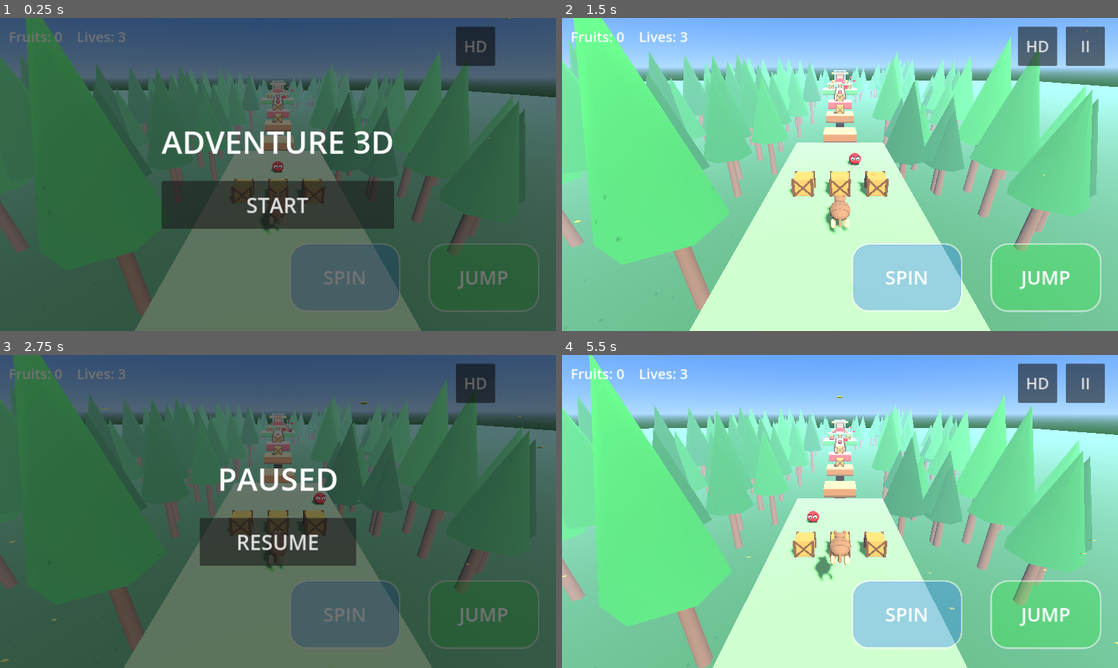
Above: before the commit, frames 1-4 (two rows, left to right).
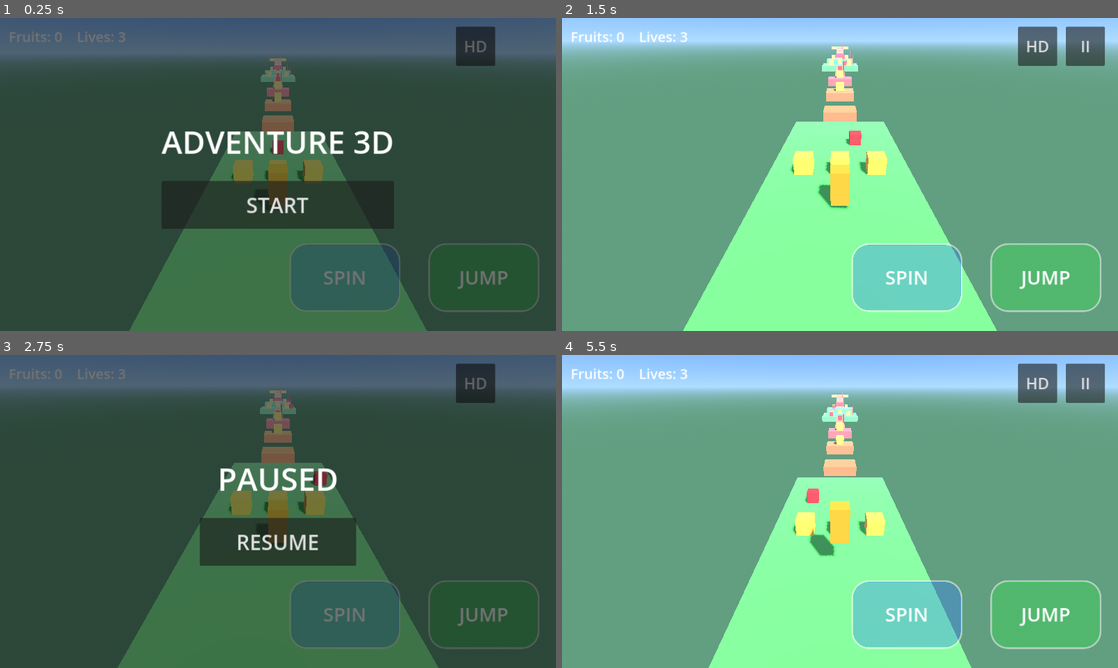
Above: after the commit, the same moments.

Repository: ksomealmlk-create/Adventure3D
Game: Godot game, scene res://main.tscn
Same seed, same stepped clock (60 frames per second), same inputs: the game is played once before the commit and once after it.
Inputs:
- Up to frame 1 (0.25 s): no input
- Up to frame 2 (1.5 s): click "HD" at 0.5 s; click "START" at 1.25 s
- Up to frame 3 (2.75 s): click "II" at 2 s
- Up to frame 4 (5.5 s): click "RESUME" at 2.75 s; click "II" at 3.5 s; click "HD" at 4.25 s; click "RESUME" at 5 s

The runs differ from the first frame. In frame 1, 49% of the frame differs, in the area x 0-100%, y 0-100%; in frame 2, 95%; in frame 3, 51%; in frame 4, 95%.

Commit message:
dark theme

Diff:
--- a/main.gd
+++ b/main.gd
@@ -20,17 +20,6 @@
 var quality_btn: Button
 var sun_light: DirectionalLight3D
 var mat_cache := {}
-var leaves: CPUParticles3D
-var cam_off := Vector3(0, 5, 8)
-var cam_zones := [
-	[12.0, -13.0, Vector3(0, 5.0, 8.0)],
-	[-13.0, -30.0, Vector3(0, 6.5, 9.5)],
-	[-30.0, -47.0, Vector3(0, 3.6, 6.0)],
-	[-47.0, -66.0, Vector3(0, 6.0, 10.5)],
-	[-66.0, -72.0, Vector3(0, 5.0, 8.0)],
-	[-72.0, -92.0, Vector3(0, 2.2, 5.5)],
-	[-92.0, -130.0, Vector3(0, 7.0, 10.0)],
-]
 var was_floor := true
 var dust_t := 0.0
 var stick_base: Panel
@@ -69,7 +58,7 @@
 	sky_mat.sky_top_color = Color(0.25, 0.5, 0.9)
 	sky_mat.sky_horizon_color = Color(0.7, 0.85, 1.0)
 	sky_mat.ground_horizon_color = Color(0.7, 0.85, 1.0)
-	sky_mat.ground_bottom_color = Color(0.18, 0.4, 0.2)
+	sky_mat.ground_bottom_color = Color(0.4, 0.6, 0.5)
 	sky.sky_material = sky_mat
 	e.background_mode = Environment.BG_SKY
 	e.sky = sky
@@ -81,14 +70,13 @@
 	e.adjustment_contrast = 1.05
 	e.ambient_light_source = Environment.AMBIENT_SOURCE_COLOR
 	e.ambient_light_color = Color(1, 1, 1)
-	e.ambient_light_energy = 0.38
+	e.ambient_light_energy = 0.5
 	env.environment = e
 	add_child(env)
 
 	var sun := DirectionalLight3D.new()
 	sun.rotation_degrees = Vector3(-50, 30, 0)
-	sun.light_energy = 1.0
-	sun.light_color = Color(1.0, 0.96, 0.88)
+	sun.light_energy = 1.1
 	sun.shadow_enabled = fx_on
 	sun.directional_shadow_mode = DirectionalLight3D.SHADOW_ORTHOGONAL
 	sun.directional_shadow_max_distance = 45.0
@@ -97,7 +85,6 @@
 
 	_build_sounds()
 	_build_level()
-	_build_forest()
 
 	player = CharacterBody3D.new()
 	var cs := CollisionShape3D.new()
@@ -106,7 +93,9 @@
 	sh.height = 1.6
 	cs.shape = sh
 	player.add_child(cs)
-	visual = preload("res://character.gd").new()
+	visual = Node3D.new()
+	visual.add_child(_mesh(Vector3(0.8, 1.6, 0.8), Color(1, 0.5, 0), Vector3.ZERO))
+	visual.add_child(_mesh(Vector3(0.3, 0.3, 0.3), Color(1, 1, 0), Vector3(0, 0.3, -0.5)))
 	player.add_child(visual)
 	add_child(player)
 	player.position = respawn_pos
@@ -114,24 +103,6 @@
 	cam = Camera3D.new()
 	add_child(cam)
 	cam.position = respawn_pos + Vector3(0, 5, 8)
-	leaves = CPUParticles3D.new()
-	leaves.amount = 40
-	leaves.lifetime = 6.0
-	leaves.preprocess = 3.0
-	leaves.emission_shape = CPUParticles3D.EMISSION_SHAPE_BOX
-	leaves.emission_box_extents = Vector3(14, 5, 14)
-	leaves.direction = Vector3(0.3, -1, 0.2)
-	leaves.spread = 25.0
-	leaves.initial_velocity_min = 0.3
-	leaves.initial_velocity_max = 0.9
-	leaves.gravity = Vector3(0, -0.4, 0)
-	var lm := BoxMesh.new()
-	lm.size = Vector3(0.14, 0.02, 0.1)
-	lm.material = _mat(Color(0.75, 0.85, 0.3))
-	leaves.mesh = lm
-	leaves.local_coords = false
-	leaves.emitting = fx_on
-	cam.add_child(leaves)
 
 	_build_ui()
 
@@ -294,7 +265,6 @@
 	_crate(Vector3(0, 2.1, -28.5))
 
 	_plat(0, 1.6, -30, -46, 1.6, wood)
-	_bridge(-30.0, -46.0, 1.6, 0.8)
 	_checkpoint(Vector3(0, 2.1, -31), Vector3(0.55, 2.6, -31))
 	_enemy(Vector3(0, 2.0, -38), 4.0, "z")
 
@@ -314,9 +284,6 @@
 	_checkpoint(Vector3(0, 2.1, -68), Vector3(3, 2.6, -68))
 	_enemy(Vector3(0, 2.0, -69), 3.0, "x")
 	_plat(0, 1.6, -72, -90, 3, brown)
-	for az in [-75.0, -79.0, -83.0, -87.0]:
-		var azf: float = az
-		_arch(azf, 1.6, 1.75)
 	_hazard(Vector3(0, 1.95, -76))
 	_hazard(Vector3(0, 1.95, -81))
 	_hazard(Vector3(0, 1.95, -86))
@@ -329,21 +296,10 @@
 
 func _plat(cx: float, top: float, z0: float, z1: float, w: float, color: Color) -> StaticBody3D:
 	var ln := absf(z1 - z0)
-	var body := _box(Vector3(cx, top - 0.5, (z0 + z1) * 0.5), Vector3(w, 1, ln), color)
-	body.add_child(_mesh(Vector3(w + 0.06, 0.1, ln + 0.06), color.lightened(0.3), Vector3(0, 0.46, 0)))
-	body.add_child(_mesh(Vector3(w + 0.04, 0.22, ln + 0.04), color.darkened(0.3), Vector3(0, -0.4, 0)))
-	_add_pillars(body, w, ln, top)
-	return body
+	return _box(Vector3(cx, top - 0.5, (z0 + z1) * 0.5), Vector3(w, 1, ln), color)
 
 func _hazard(pos: Vector3) -> void:
-	var hm := _mesh(Vector3(3, 0.7, 0.8), Color(0.9, 0.1, 0.1), pos)
-	var em := StandardMaterial3D.new()
-	em.albedo_color = Color(0.9, 0.1, 0.1)
-	em.emission_enabled = true
-	em.emission = Color(1.0, 0.1, 0.05)
-	em.emission_energy_multiplier = 0.8
-	hm.material_override = em
-	add_child(hm)
+	add_child(_mesh(Vector3(3, 0.7, 0.8), Color(0.9, 0.1, 0.1), pos))
 	hazards.append({"pos": pos, "half": Vector3(1.5, 0.35, 0.4)})
 
 func show_panel(title: String, btn: String) -> void:
@@ -369,107 +325,6 @@
 		stick_base.hide()
 		stick_knob.hide()
 		show_panel("PAUSED", "RESUME")
-
-func _cam_zone(z: float) -> Vector3:
-	for zone in cam_zones:
-		var a: float = zone[0]
-		var b: float = zone[1]
-		if z <= a and z > b:
-			var off: Vector3 = zone[2]
-			return off
-	return Vector3(0, 6, 9)
-
-func _add_pillars(body: Node3D, w: float, ln: float, top: float) -> void:
-	var h := top + 9.0
-	var n := maxi(1, int(ln / 10.0))
-	var pw := minf(w * 0.4, 1.2)
-	for i in range(n):
-		var z := 0.0
-		if n > 1:
-			z = lerpf(-ln * 0.5 + 1.0, ln * 0.5 - 1.0, float(i) / float(n - 1))
-		body.add_child(_mesh(Vector3(pw, h, pw), Color(0.45, 0.32, 0.2), Vector3(0, -0.5 - h * 0.5, z)))
-
-func _bridge(z0: float, z1: float, top: float, half: float) -> void:
-	var wood_c := Color(0.35, 0.22, 0.12)
-	var ln := absf(z1 - z0)
-	var zc := (z0 + z1) * 0.5
-	var n := maxi(1, int(ln / 4.0))
-	var sides := [-1.0, 1.0]
-	for sx in sides:
-		var xs: float = sx
-		var rx := xs * (half + 0.1)
-		add_child(_mesh(Vector3(0.08, 0.08, ln), wood_c, Vector3(rx, top + 0.75, zc)))
-		add_child(_mesh(Vector3(0.08, 0.08, ln), wood_c, Vector3(rx, top + 0.4, zc)))
-		for i in range(n + 1):
-			var pz := z0 - float(i) * (ln / float(n))
-			add_child(_mesh(Vector3(0.16, 0.9, 0.16), wood_c, Vector3(rx, top + 0.45, pz)))
-
-func _arch(z: float, top: float, half: float) -> void:
-	var stone := Color(0.55, 0.55, 0.6)
-	add_child(_mesh(Vector3(0.35, 3.4, 0.35), stone, Vector3(-half, top + 1.7, z)))
-	add_child(_mesh(Vector3(0.35, 3.4, 0.35), stone, Vector3(half, top + 1.7, z)))
-	add_child(_mesh(Vector3(half * 2.0 + 0.7, 0.4, 0.5), stone, Vector3(0, top + 3.5, z)))
-
-func _build_forest() -> void:
-	var ground := MeshInstance3D.new()
-	var pm := PlaneMesh.new()
-	pm.size = Vector2(500, 500)
-	pm.material = _mat(Color(0.18, 0.4, 0.2))
-	ground.mesh = pm
-	ground.position = Vector3(0, -10, -60)
-	ground.cast_shadow = GeometryInstance3D.SHADOW_CASTING_SETTING_OFF
-	add_child(ground)
-
-	var rng := RandomNumberGenerator.new()
-	rng.seed = 12345
-	var trunk := CylinderMesh.new()
-	trunk.top_radius = 0.3
-	trunk.bottom_radius = 0.4
-	trunk.height = 1.0
-	trunk.radial_segments = 6
-	trunk.rings = 1
-	trunk.material = _mat(Color(0.4, 0.28, 0.18))
-	var crown := CylinderMesh.new()
-	crown.top_radius = 0.0
-	crown.bottom_radius = 1.0
-	crown.height = 1.0
-	crown.radial_segments = 7
-	crown.rings = 1
-	var cmat := StandardMaterial3D.new()
-	cmat.vertex_color_use_as_albedo = true
-	cmat.roughness = 0.9
-	crown.material = cmat
-	var count := 160
-	var mm_t := MultiMesh.new()
-	mm_t.transform_format = MultiMesh.TRANSFORM_3D
-	mm_t.mesh = trunk
-	mm_t.instance_count = count
-	var mm_c := MultiMesh.new()
-	mm_c.transform_format = MultiMesh.TRANSFORM_3D
-	mm_c.use_colors = true
-	mm_c.mesh = crown
-	mm_c.instance_count = count
-	for i in range(count):
-		var side := -1.0 if rng.randf() < 0.5 else 1.0
-		var x := side * rng.randf_range(7.5, 38.0)
-		var z := rng.randf_range(25.0, -150.0)
-		var h := rng.randf_range(11.0, 20.0)
-		var th := h * 0.5
-		var tw := 1.0 + h * 0.02
-		mm_t.set_instance_transform(i, Transform3D(Basis.IDENTITY.scaled(Vector3(tw, th, tw)), Vector3(x, -10.0 + th * 0.5, z)))
-		var ch := h * 0.6
-		var cr := 1.4 + h * 0.1
-		mm_c.set_instance_transform(i, Transform3D(Basis.IDENTITY.scaled(Vector3(cr, ch, cr)), Vector3(x, -10.0 + h * 0.4 + ch * 0.5, z)))
-		var g := rng.randf()
-		mm_c.set_instance_color(i, Color(0.08 + 0.1 * g, 0.32 + 0.2 * g, 0.12 + 0.1 * g))
-	var mi_t := MultiMeshInstance3D.new()
-	mi_t.multimesh = mm_t
-	mi_t.cast_shadow = GeometryInstance3D.SHADOW_CASTING_SETTING_OFF
-	add_child(mi_t)
-	var mi_c := MultiMeshInstance3D.new()
-	mi_c.multimesh = mm_c
-	mi_c.cast_shadow = GeometryInstance3D.SHADOW_CASTING_SETTING_OFF
-	add_child(mi_c)
 
 func _mat(c: Color) -> StandardMaterial3D:
 	var k := c.to_html()
@@ -506,7 +361,6 @@
 func _on_quality() -> void:
 	fx_on = not fx_on
 	sun_light.shadow_enabled = fx_on
-	leaves.emitting = fx_on
 	quality_btn.text = "HD" if fx_on else "LD"
 
 func _mesh(size: Vector3, color: Color, pos: Vector3) -> MeshInstance3D:
@@ -530,11 +384,11 @@
 	add_child(body)
 	return body
 
-func _crate_old(pos: Vector3) -> void:
+func _crate(pos: Vector3) -> void:
 	var c := _box(pos, Vector3(1, 1, 1), Color(0.9, 0.7, 0.2))
 	crates.append(c)
 
-func _enemy_old(pos: Vector3, rng: float, axis: String) -> void:
+func _enemy(pos: Vector3, rng: float, axis: String) -> void:
 	var en := Node3D.new()
 	en.add_child(_mesh(Vector3(0.8, 0.8, 0.8), Color(0.8, 0.1, 0.1), Vector3.ZERO))
 	en.position = pos
@@ -544,7 +398,7 @@
 	add_child(en)
 	enemies.append(en)
 
-func _checkpoint_old(spot: Vector3, flag_pos: Vector3) -> void:
+func _checkpoint(spot: Vector3, flag_pos: Vector3) -> void:
 	var mi := MeshInstance3D.new()
 	var bm := BoxMesh.new()
 	bm.size = Vector3(0.15, 2.0, 0.15)
@@ -602,11 +456,9 @@
 	player.velocity = Vector3.ZERO
 
 func _physics_process(delta: float) -> void:
-	cam_off = cam_off.lerp(_cam_zone(player.position.z), minf(1.0, delta * 2.5))
-	var cam_target := player.global_position + cam_off
-	cam_target.x = player.global_position.x * 0.8
-	cam.global_position = cam.global_position.lerp(cam_target, minf(1.0, delta * 6.0))
-	cam.look_at(player.global_position + Vector3(0, 0.5, -2.0))
+	var cam_target := player.global_position + Vector3(0, 5, 8)
+	cam.global_position = cam.global_position.lerp(cam_target, minf(1.0, delta * 8.0))
+	cam.look_at(player.global_position + Vector3(0, 0.5, 0))
 	var hspeed := Vector2(player.velocity.x, player.velocity.z).length()
 	cam.fov = lerpf(cam.fov, 70.0 + hspeed * 1.2, minf(1.0, delta * 4.0))
 	var txt := "Fruits: %d    Lives: %d" % [fruits, lives]
@@ -662,16 +514,6 @@
 	var vy_before := player.velocity.y
 	player.move_and_slide()
 	var on_fl := player.is_on_floor()
-	if spin_t > 0.0:
-		visual.play("spin")
-	elif not on_fl:
-		visual.play("jump" if player.velocity.y > 0.0 else "fall")
-	elif Vector2(player.velocity.x, player.velocity.z).length() > 6.0:
-		visual.play("run")
-	elif Vector2(player.velocity.x, player.velocity.z).length() > 0.5:
-		visual.play("walk")
-	else:
-		visual.play("idle")
 	if on_fl and not was_floor and vy_before < -5.0:
 		_burst(player.position - Vector3(0, 0.7, 0), Color(1, 1, 1), 8, 3.0)
 	was_floor = on_fl
@@ -716,7 +558,7 @@
 			_play("check")
 			_burst(cps[i], Color(0.2, 1.0, 0.2), 16, 6.0)
 
-	if player.position.y < -9.0:
+	if player.position.y < -15.0:
 		_hurt()
 		if state != "play":
 			return
@@ -724,74 +566,5 @@
 		won = true
 		state = "win"
 		_play("win")
-		visual.play("win")
 		_burst(player.position + Vector3(0, 1, 0), Color(1, 0.84, 0), 40, 8.0)
 		show_panel("YOU WIN!\nFruits: %d" % fruits, "PLAY AGAIN")
-
-func _ball(par: Node3D, r: float, color: Color, pos: Vector3, sc: Vector3 = Vector3.ONE) -> void:
-	var mi := MeshInstance3D.new()
-	var sm := SphereMesh.new()
-	sm.radius = r
-	sm.height = r * 2.0
-	sm.radial_segments = 12
-	sm.rings = 6
-	sm.material = _mat(color)
-	mi.mesh = sm
-	mi.position = pos
-	mi.scale = sc
-	par.add_child(mi)
-
-func _enemy(pos: Vector3, rng: float, axis: String) -> void:
-	var en := Node3D.new()
-	_ball(en, 0.45, Color(0.8, 0.1, 0.1), Vector3.ZERO, Vector3(1.0, 0.9, 1.0))
-	_ball(en, 0.14, Color.WHITE, Vector3(-0.17, 0.12, 0.34))
-	_ball(en, 0.14, Color.WHITE, Vector3(0.17, 0.12, 0.34))
-	_ball(en, 0.06, Color.BLACK, Vector3(-0.17, 0.12, 0.46))
-	_ball(en, 0.06, Color.BLACK, Vector3(0.17, 0.12, 0.46))
-	_ball(en, 0.1, Color(0.25, 0.03, 0.03), Vector3(-0.2, -0.4, 0.1), Vector3(1.0, 0.6, 1.3))
-	_ball(en, 0.1, Color(0.25, 0.03, 0.03), Vector3(0.2, -0.4, 0.1), Vector3(1.0, 0.6, 1.3))
-	var b1 := _mesh(Vector3(0.24, 0.05, 0.05), Color(0.2, 0.0, 0.0), Vector3(-0.17, 0.32, 0.4))
-	b1.rotation.z = -0.5
-	en.add_child(b1)
-	var b2 := _mesh(Vector3(0.24, 0.05, 0.05), Color(0.2, 0.0, 0.0), Vector3(0.17, 0.32, 0.4))
-	b2.rotation.z = 0.5
-	en.add_child(b2)
-	en.position = pos
-	en.set_meta("c", pos)
-	en.set_meta("rng", rng)
-	en.set_meta("axis", axis)
-	add_child(en)
-	enemies.append(en)
-
-func _crate(pos: Vector3) -> void:
-	var c := _box(pos, Vector3(1, 1, 1), Color(0.8, 0.55, 0.25))
-	var dark := Color(0.4, 0.25, 0.1)
-	for sx in [-0.5, 0.5]:
-		for sz in [-0.5, 0.5]:
-			c.add_child(_mesh(Vector3(0.14, 1.04, 0.14), dark, Vector3(sx, 0, sz)))
-	var p1 := _mesh(Vector3(1.25, 0.1, 0.04), dark, Vector3(0, 0, 0.51))
-	p1.rotation.z = 0.785
-	c.add_child(p1)
-	var p2 := _mesh(Vector3(1.25, 0.1, 0.04), dark, Vector3(0, 0, 0.51))
-	p2.rotation.z = -0.785
-	c.add_child(p2)
-	crates.append(c)
-
-func _checkpoint(spot: Vector3, flag_pos: Vector3) -> void:
-	var root := Node3D.new()
-	root.position = flag_pos
-	root.add_child(_mesh(Vector3(0.12, 2.2, 0.12), Color(0.85, 0.85, 0.85), Vector3.ZERO))
-	root.add_child(_mesh(Vector3(0.6, 0.15, 0.6), Color(0.4, 0.4, 0.45), Vector3(0, -1.1, 0)))
-	var mat := StandardMaterial3D.new()
-	mat.albedo_color = Color(0.9, 0.1, 0.1)
-	var cloth := MeshInstance3D.new()
-	var bm := BoxMesh.new()
-	bm.size = Vector3(0.7, 0.45, 0.05)
-	bm.material = mat
-	cloth.mesh = bm
-	cloth.position = Vector3(0.4, 0.8, 0)
-	root.add_child(cloth)
-	add_child(root)
-	cps.append(spot)
-	cp_mats.append(mat)
-	cp_done.append(false)
